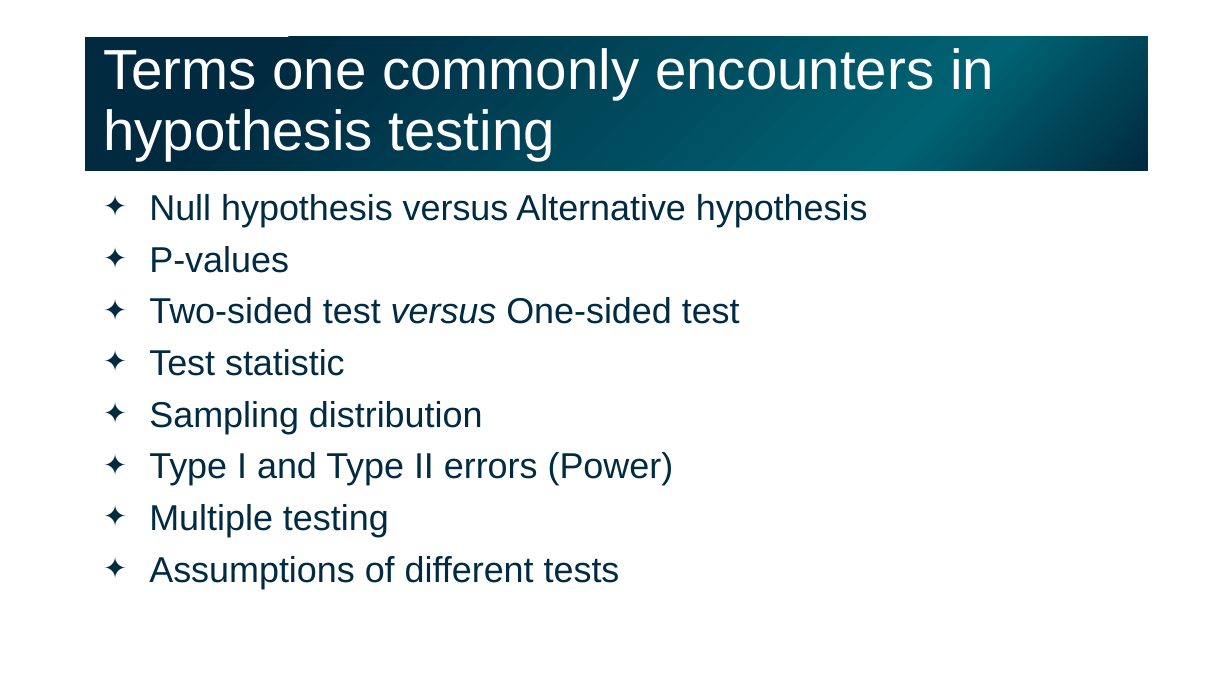
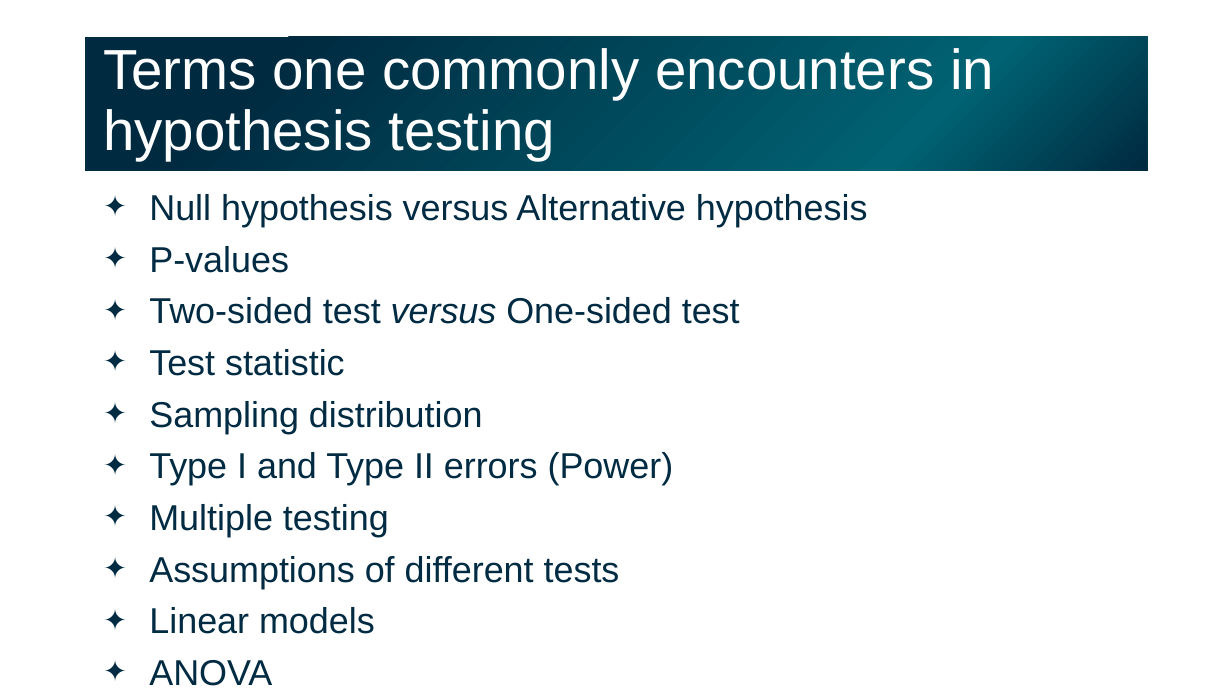
Before and after one commit to gladstone-institutes/Bioinformatics-Workshops, a slide deck: slide 4 of hypothesis-testing/HypothesisTesting.pptx (slide 3 before the commit). Drawn at 1232x693 pixels with LibreOffice and Linux fonts; fonts in the diff are those of the drawing. Boxes give left, top, right and bottom in pixels: in the first picture for what was removed or moved away, otherwise in the second. Text is boxed around its words. In the diff, an @@ line names an element or a change of style, - is before the commit and + after.

```diff
--- a/hypothesis-testing/HypothesisTesting.pptx
+++ b/hypothesis-testing/HypothesisTesting.pptx
@@ text at (149, 607, 375, 686): paragraphs added @@
+✦ Linear models
+✦ ANOVA
```
Also in this commit, not shown: 3 other slides changed, 18 slides added, 1 slide removed.
